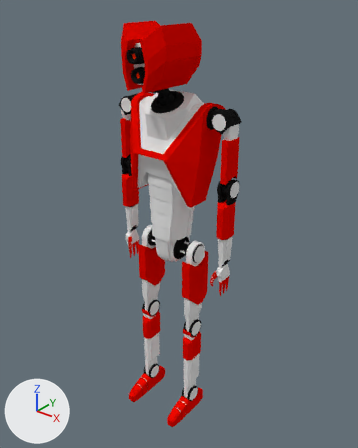
A saved change to the Blender file Blender Model Source/weak.blend.
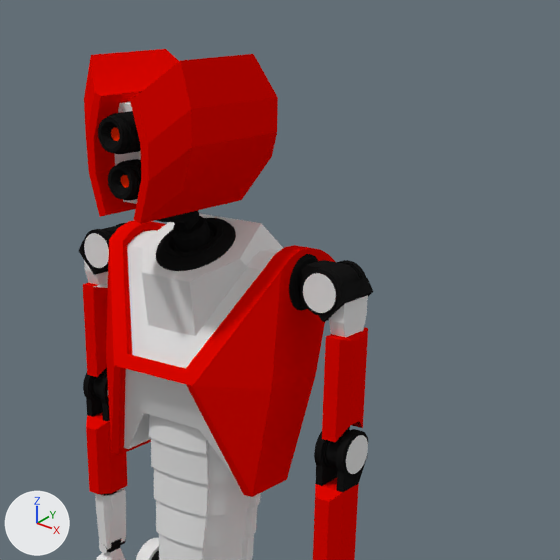
Old and new are each drawn whole from a 50 mm camera at (1.379, -1.619, 2.136) aimed at (0.014, 0.088, 1.078) and again close up on the part from 24% to 89% of the width and 0% to 52% of the height. The lights are fixed; the arrows at lower left show +X, +Y and +Z.
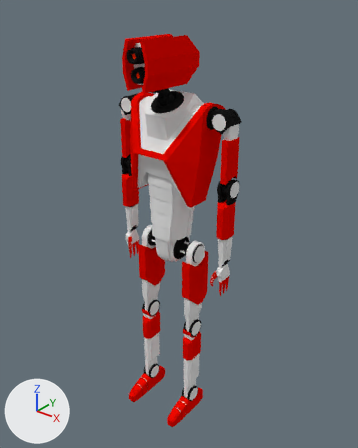
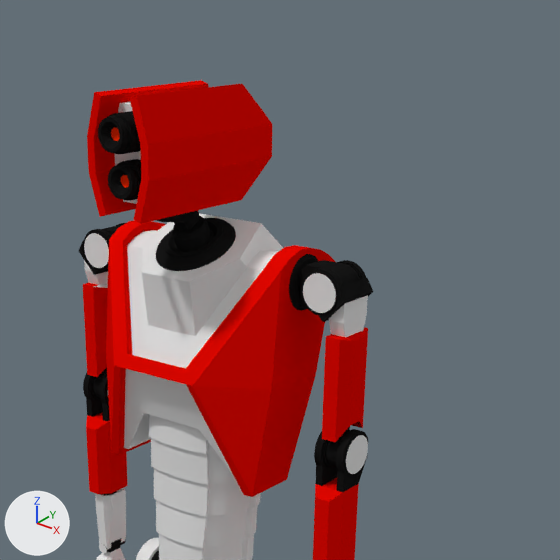
Edits to the scene script, one JSON object a line:
```json
{"block": "me_cube", "where": "# used by ob_cube; location = (0.0, 0.0, 0.0)"}
{"op": "remove", "block": "me_cube", "code": "me_cube.from_pydata(...)  # 4835 vertices, 3846 faces; spans x 0.0..0.32, y -0.18..0.24, z 0.0..2.0"}
{"op": "add", "block": "me_cube", "code": "me_cube.from_pydata(...)  # 4827 vertices, 3838 faces; spans x 0.0..0.32, y -0.18..0.24, z 0.0..1.95"}
{"block": "me_cube", "change": "me_cube part 1"}
{"block": "me_cube", "change": "8 vertices are removed from x 0.1..0.12, y -0.12..0.11, z 1.8..2.0"}
{"block": "me_cube", "change": "11 faces are deleted"}
{"block": "me_cube", "change": "3 new faces join them, mat_colored_metal (its picture is missing), smooth"}
```

Location of each change, [x1, y1, x2, y2] in pixels of the close-ups (560 x 560 px):
```json
{"object": "Cube", "change": "reshaped", "before": [79, 49, 373, 560], "after": [79, 80, 373, 560]}
{"part": 1, "of": "me_cube", "change": "cut back", "before": [84, 49, 278, 224], "after": [87, 83, 272, 224]}
```
